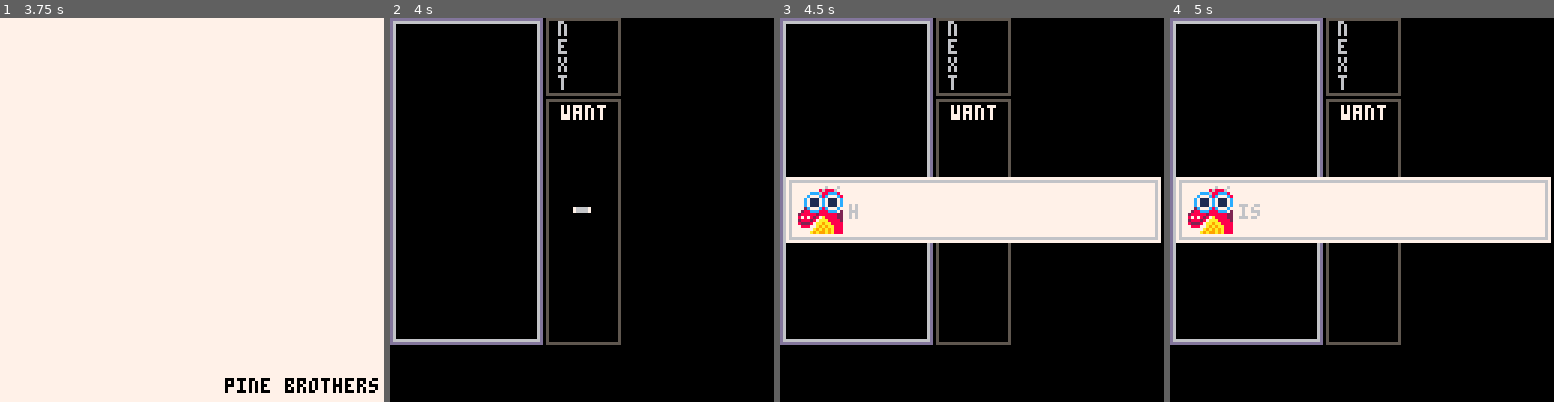
Above: before the commit, frames 1-4 (left to right).
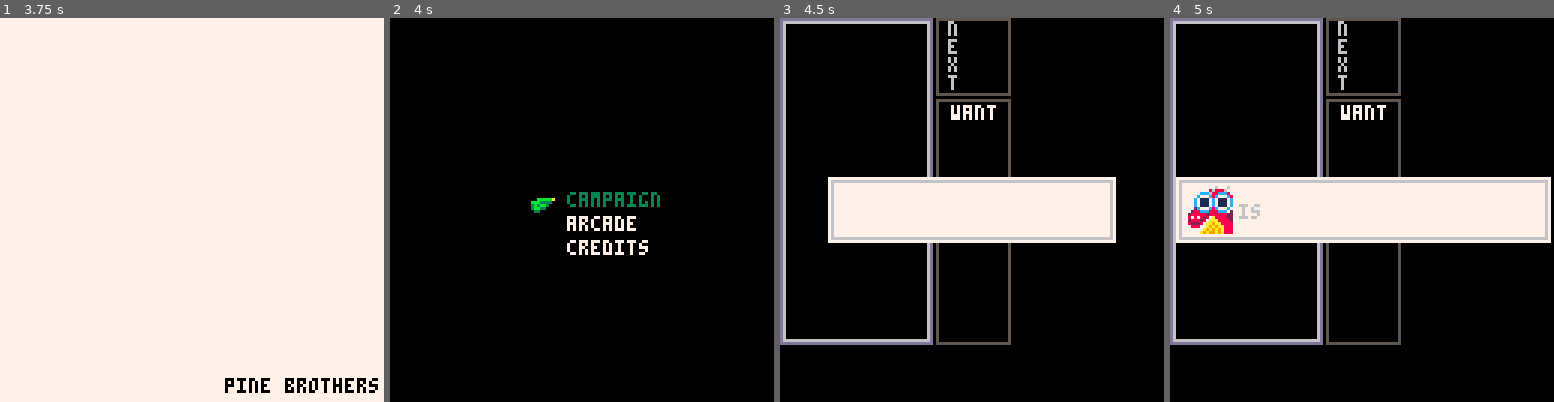
Above: after the commit, the same moments.

Repository: brunopinheiro/pico8_carts
Game: PICO-8 cartridge tagw.p8
The game is run twice, just before and just after one commit, with the same random seed, the same clock (stepped at 60 frames per second) and the same inputs.
Inputs:
- Up to frame 1 (3.75 s): tap X (X key) at 0.33, 1.07, 1.85, 2.97 s; tap O (Z key) at 0.7, 1.7, 2.1, 2.5, 2.9, 3.3, 3.7 s; hold Right 1.6-2.1 s; hold Up 2.15-2.42 s; hold Right 2.47-3.03 s; hold Left 3.08-3.58 s; hold Down from 3.63 s (still down)
- Up to frame 2 (4 s): release Down at 3.97 s
- Up to frame 3 (4.5 s): hold Right from 4.02 s (still down); tap X (X key) at 4.08 s; tap O (Z key) at 4.1 s
- Up to frame 4 (5 s): tap O (Z key) at 4.5, 4.9 s; release Right at 4.68 s; hold Up from 4.73 s (still down)

Frame 1 is identical in both runs. In frame 2, 7.5% of the frame differs, in the area x 0-71%, y 0-86%; in frame 3, 4.5%; in frame 4, nothing differs.

Commit message:
[tagw] create logo screen sketch

Diff:
--- a/tagw.p8
+++ b/tagw.p8
@@ -1079,7 +1079,7 @@
 		delayed(animator, 'waiting_to_change', {
 			duration=2,
 			callback=function()
-				g_scene_manager:open(g_levels.one())
+				g_scene_manager:open(new_logo_screen())
 			end
 			}
 		)
@@ -1118,6 +1118,18 @@
 	}
 
 	return new_scene({ logo })
+end
+
+function new_logo_screen()
+	local main_menu = new_menu(45, 56, 40, 24, {
+		{ text='campaign', callback=function() g_scene_manager:open(g_levels.one()) end },
+		{ text='arcade', callback=function() end },
+		{ text='credits', callback=function() end }
+	})
+
+	main_menu:open()
+
+	return new_scene({ main_menu })
 end
 
 function new_level(id, txts, items)
